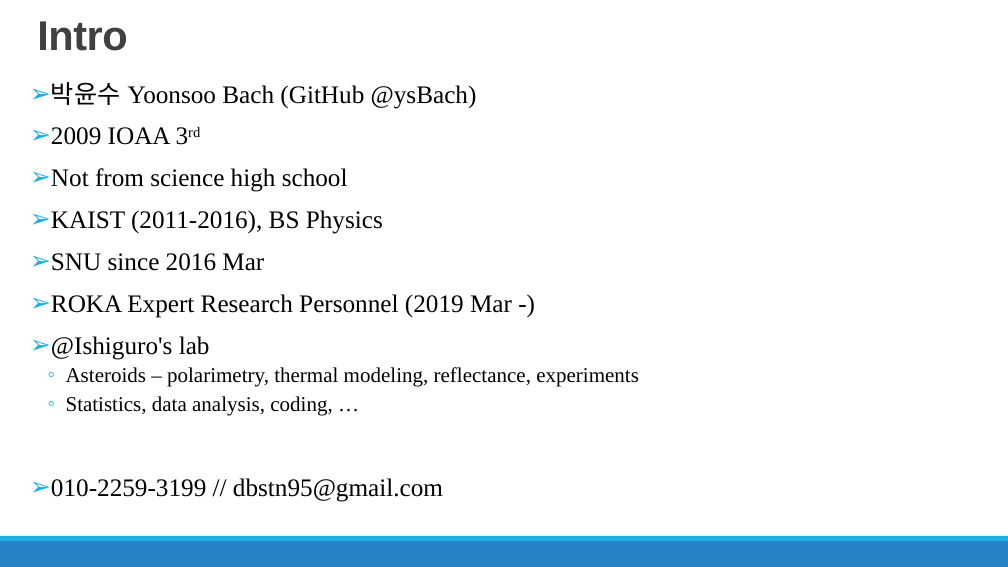
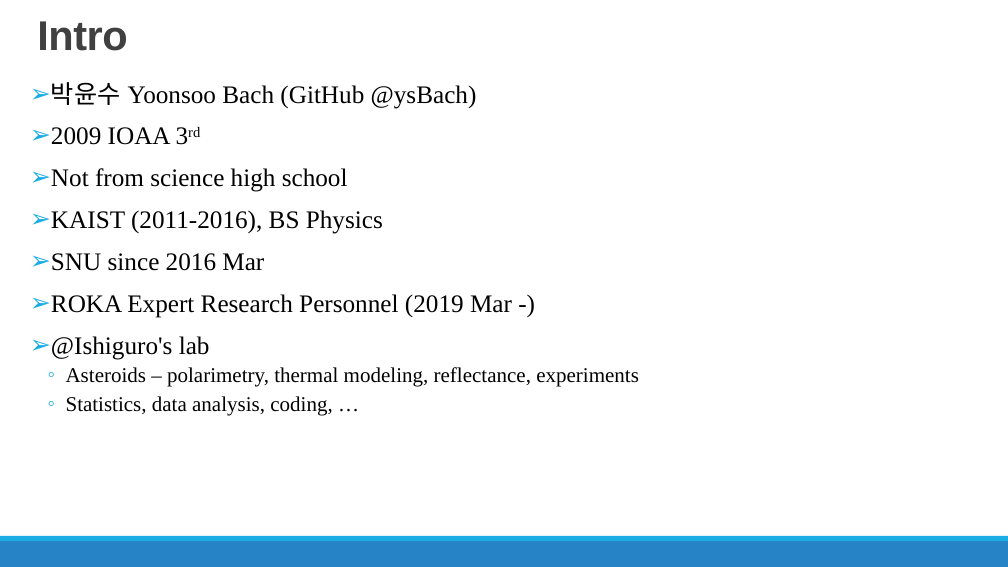
Before and after one commit to ysBach/SNU_AOclass, a slide deck: slide 2 of Notebooks/ppt/P00-WhoAmI.pptx. Drawn at 1008x567 pixels with LibreOffice and Linux fonts; fonts in the diff are those of the drawing. Boxes give left, top, right and bottom in pixels: in the first picture for what was removed or moved away, otherwise in the second. Text is boxed around its words. In the diff, an @@ line names an element or a change of style, - is before the commit and + after.

```diff
--- a/Notebooks/ppt/P00-WhoAmI.pptx
+++ b/Notebooks/ppt/P00-WhoAmI.pptx
@@ text at (51,478,443,502): paragraph removed @@
-➢ 010-2259-3199 // dbstn95@gmail.com
```
Also in this commit, not shown: 3 other files.
